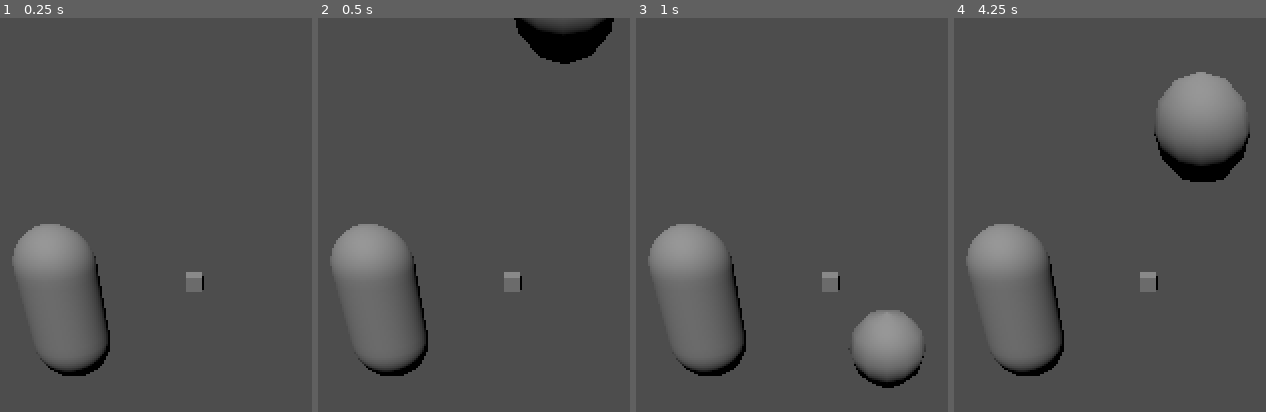
Above: before the commit, frames 1-4 (left to right).
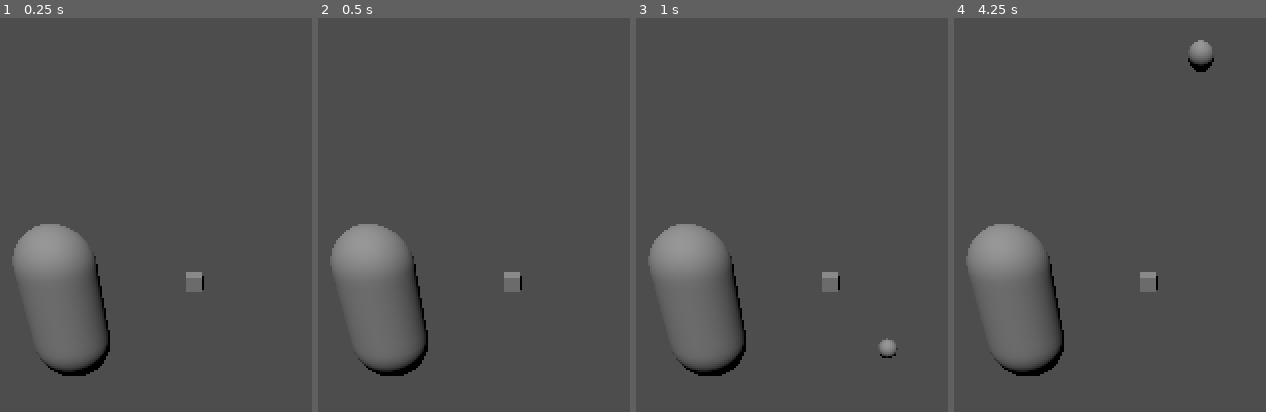
Above: after the commit, the same moments.

Repository: SaturnHafen/spleeef
Game: Godot game, scene res://scenes/level.tscn
Same seed, same stepped clock (60 frames per second), same inputs: the game is played once before the commit and once after it.
Inputs:
- Up to frame 1 (0.25 s): no input
- Up to frame 2 (0.5 s): no input
- Up to frame 3 (1 s): no input
- Up to frame 4 (4.25 s): tap Enter at 2 s

Frame 1 is identical in both runs. In frame 2, 2.4% of the frame differs, in the area x 62-95%, y 0-12%; in frame 3, 2.9%; in frame 4, 5.7%, in the area x 64-95%, y 5-42%.

Commit message:
skript verschoben

Diff:
--- a/scenes/Granate.tscn
+++ b/scenes/Granate.tscn
@@ -1,4 +1,6 @@
-[gd_scene load_steps=3 format=3 uid="uid://opndyfudaexl"]
+[gd_scene load_steps=4 format=3 uid="uid://opndyfudaexl"]
+
+[ext_resource type="Script" path="res://scripts/granate.gd" id="1_e25je"]
 
 [sub_resource type="PhysicsMaterial" id="PhysicsMaterial_2gg4d"]
 friction = 0.66
@@ -9,11 +11,19 @@
 [node name="granate" type="Node3D"]
 
 [node name="RigidBody3D" type="RigidBody3D" parent="."]
-transform = Transform3D(0.257029, 0, 0, 0, 0.257029, 0, 0, 0, 0.257029, 0, 0, 0)
 physics_material_override = SubResource("PhysicsMaterial_2gg4d")
+script = ExtResource("1_e25je")
 
 [node name="CollisionShape3D" type="CollisionShape3D" parent="RigidBody3D"]
+transform = Transform3D(0.25, 0, 0, 0, 0.25, 0, 0, 0, 0.25, 0, 0, 0)
 shape = SubResource("SphereShape3D_jhfa2")
 
 [node name="CSGSphere3D" type="CSGSphere3D" parent="RigidBody3D"]
-transform = Transform3D(0.99016, 0, 0, 0, 0.99016, 0, 0, 0, 0.99016, 0, 0, 0)
+transform = Transform3D(0.25, 0, 0, 0, 0.25, 0, 0, 0, 0.25, 0, 0, 0)
+
+[node name="Timer" type="Timer" parent="RigidBody3D"]
+wait_time = 5.0
+one_shot = true
+autostart = true
+
+[connection signal="timeout" from="RigidBody3D/Timer" to="RigidBody3D" method="on_timer_timeout"]
--- a/scenes/großkaliberwerfer.tscn
+++ b/scenes/großkaliberwerfer.tscn
@@ -1,3 +1,12 @@
-[gd_scene format=3 uid="uid://cx85uvy6y4qwm"]
+[gd_scene load_steps=3 format=3 uid="uid://cx85uvy6y4qwm"]
+
+[ext_resource type="Script" path="res://scripts/großkaliberwerfer.gd" id="1_7hwic"]
+
+[sub_resource type="PrismMesh" id="PrismMesh_5ixkw"]
 
 [node name="Großkaliberwerfer" type="Node3D"]
+transform = Transform3D(0.998841, 0, 0, 0, 0.998841, 0, 0, 0, 0.998841, 0, 0, 0)
+script = ExtResource("1_7hwic")
+
+[node name="CSGMesh3D" type="CSGMesh3D" parent="."]
+mesh = SubResource("PrismMesh_5ixkw")
--- a/scenes/großkaliberwerfer.gd
+++ b/scripts/großkaliberwerfer.gd
@@ -8,4 +8,5 @@
 
 # Called every frame. 'delta' is the elapsed time since the previous frame.
 func _process(delta):
+
 	pass
